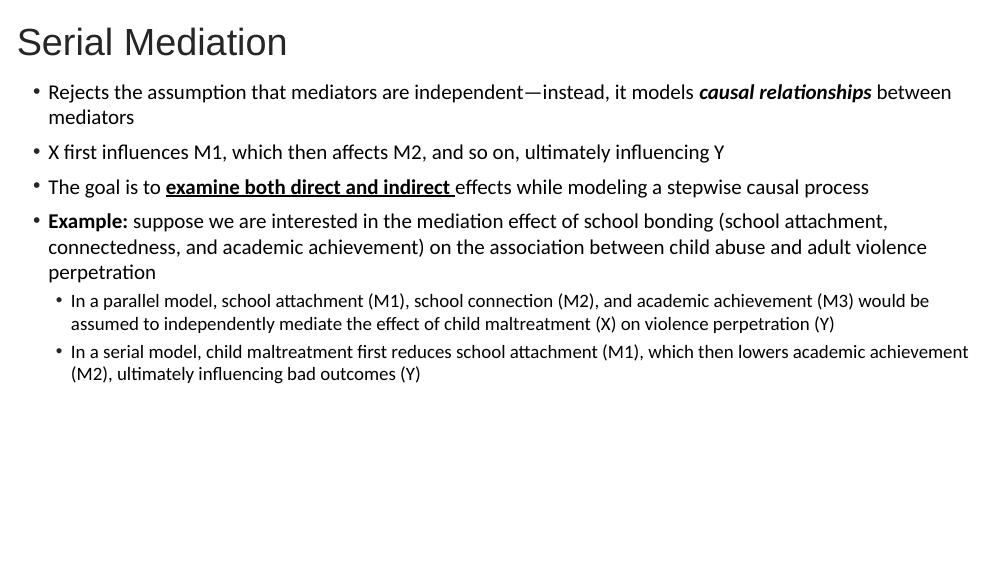
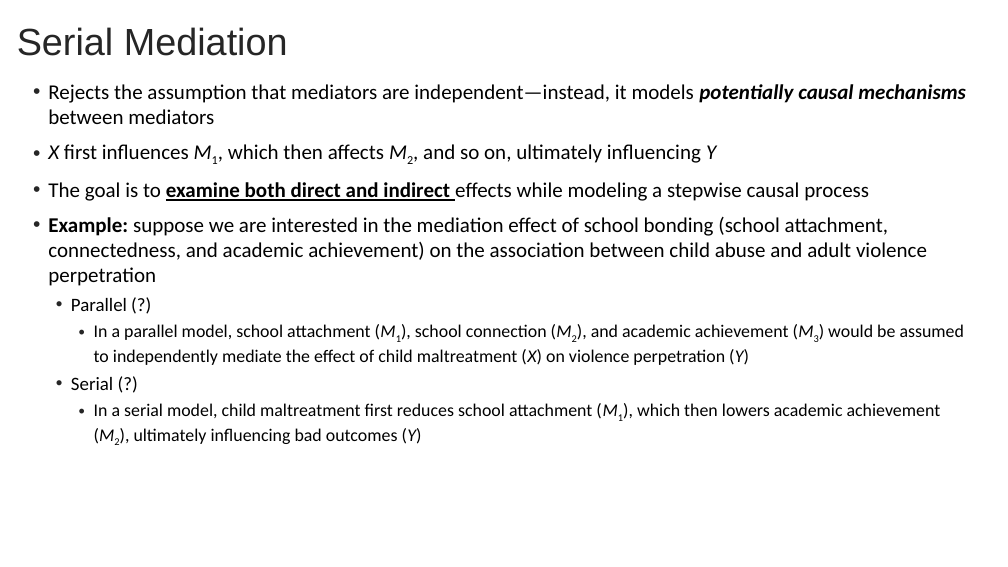
Before and after one commit to bigdataforsocialjustice/stats-for-social-justice, a slide deck: slide 2 of slides/moderation/Mediation and Moderation (Part 3).pptx. Drawn at 1008x567 pixels with LibreOffice and Linux fonts; fonts in the diff are those of the drawing. Boxes give left, top, right and bottom in pixels: in the first picture for what was removed or moved away, otherwise in the second. Text is boxed around its words. In the diff, an @@ line names an element or a change of style, - is before the commit and + after.

```diff
--- a/slides/moderation/Mediation and Moderation (Part 3).pptx
+++ b/slides/moderation/Mediation and Moderation (Part 3).pptx
@@ text at [48,84,966,124]: text changed @@
-• Rejects the assumption that mediators are independent—instead, it models causal relationships between mediators
+• Rejects the assumption that mediators are independent—instead, it models potentially causal mechanisms between mediators
@@ text at [48,144,964,444]: now subscript in "M1, M2,", "(M1), (M2), (M3)", "(M1), (M2),"; italic on in "X M1, M2, Y", "(M1), (M2), (M3) (X) (Y)", "(M1), (M2), (Y)"; size 18 to 17 pt in "In a parallel model, school attachment (M1), ...", "In a serial model, child maltreatment first ..."; list level 2 to 3 in "In a parallel model, school ..."; list level 2 to 3 in "In a serial model, child ..." @@
@@ text at [71,298,127,311]: paragraph added @@
+  • Parallel (?)
@@ text at [71,377,113,390]: paragraph added @@
+  • Serial (?)
```
Also in this commit, not shown: 17 other slides changed, 2 slides added.
